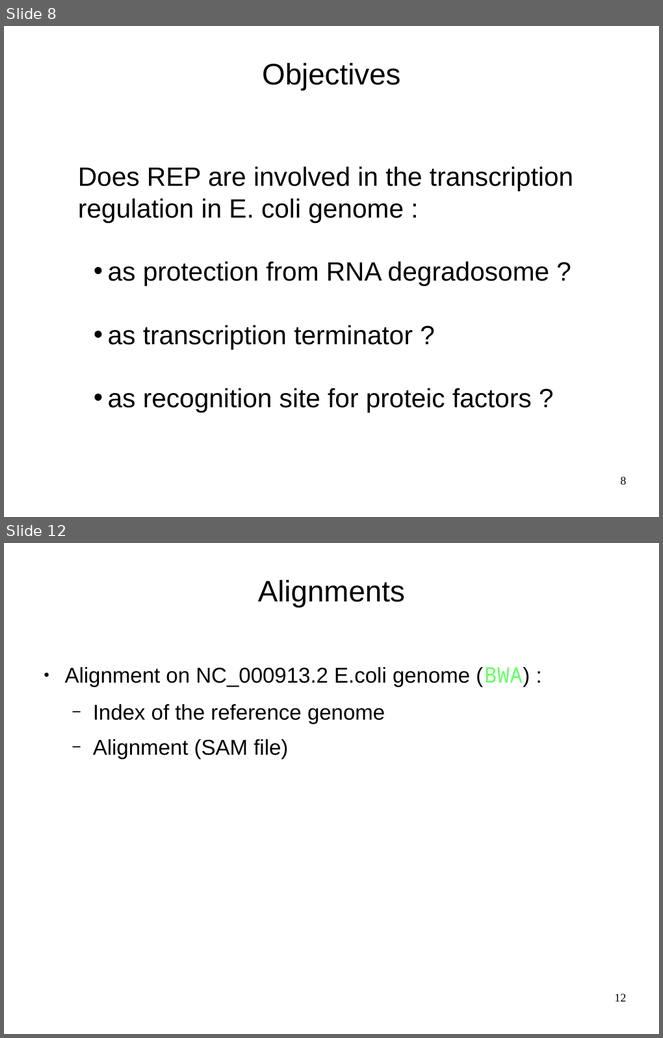
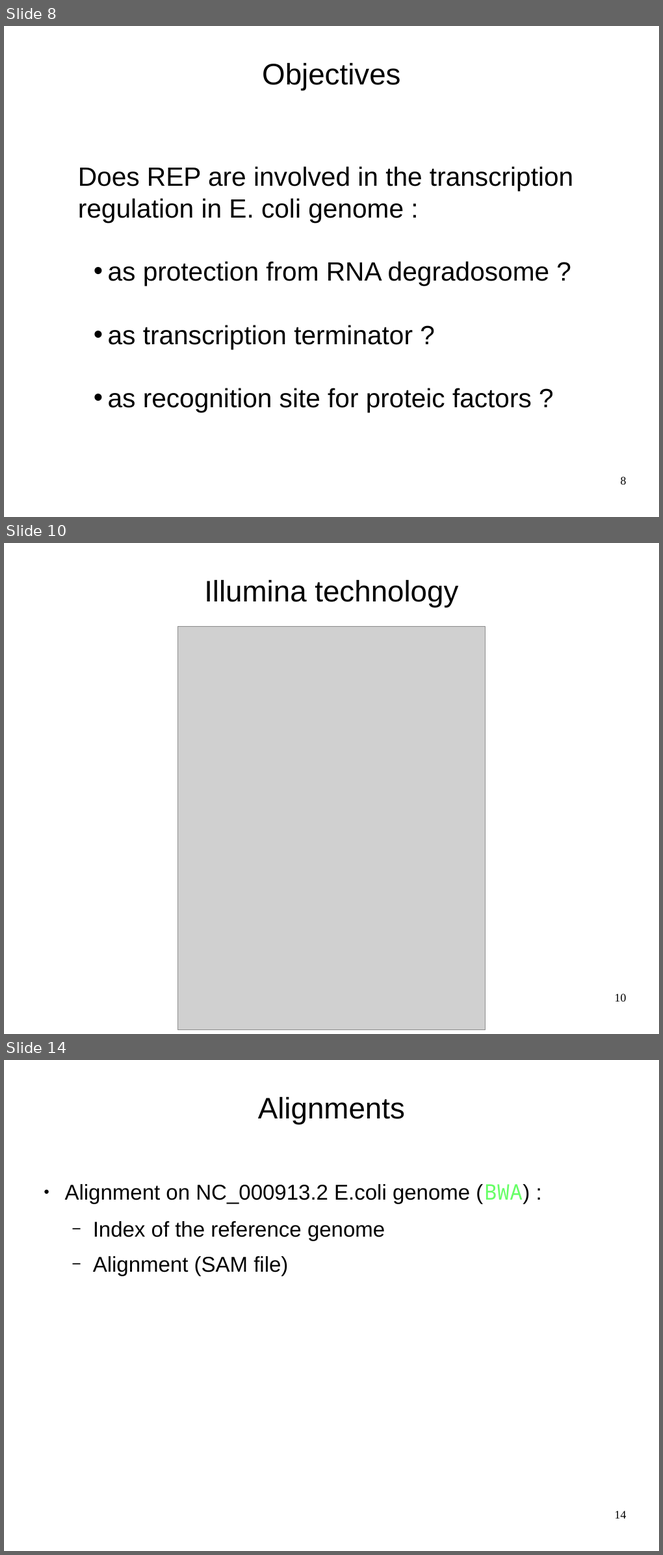
Before and after one commit to mesmeraf/stage_M2, a slide deck: presentations/presentation_labo_03-19.odp. Shown one above the other, each under a label of ours: slides 8 and 12 before the commit, slides 8, 10 and 14 after it; the slides between them are not shown. The pictures are 663x1038 and 663x1555 pixels, drawn with LibreOffice and Linux fonts; fonts in the diff are those of the drawing; grey boxes stand for pictures; background and template pictures are left out. Boxes give left, top, right and bottom in pixels: in the first picture for what was removed or moved away, otherwise in the second. Text is boxed around its words. In the diff, an @@ line names an element or a change of style, - is before the commit and + after.

```diff
--- a/presentations/presentation_labo_03-19.odp
+++ b/presentations/presentation_labo_03-19.odp
@@ slide 10 added at bbox=[4, 543, 659, 1034], background picture (left out) @@
@@ title added at bbox=[204, 580, 458, 607], 36 pt, text #000000 @@
+Illumina technology
@@ picture added at bbox=[178, 626, 486, 1031] @@
@@ page number added at bbox=[615, 994, 627, 1002], 14 pt, text #000000 @@
+10
@@ what was slide 12 is now slide 14 @@
@@ page number at bbox=[615, 1511, 627, 1519]: text changed @@
-12
+14
```
Also in this commit, not shown: 15 slides changed, 2 other slides added, 1 slide removed, 8 other files.
